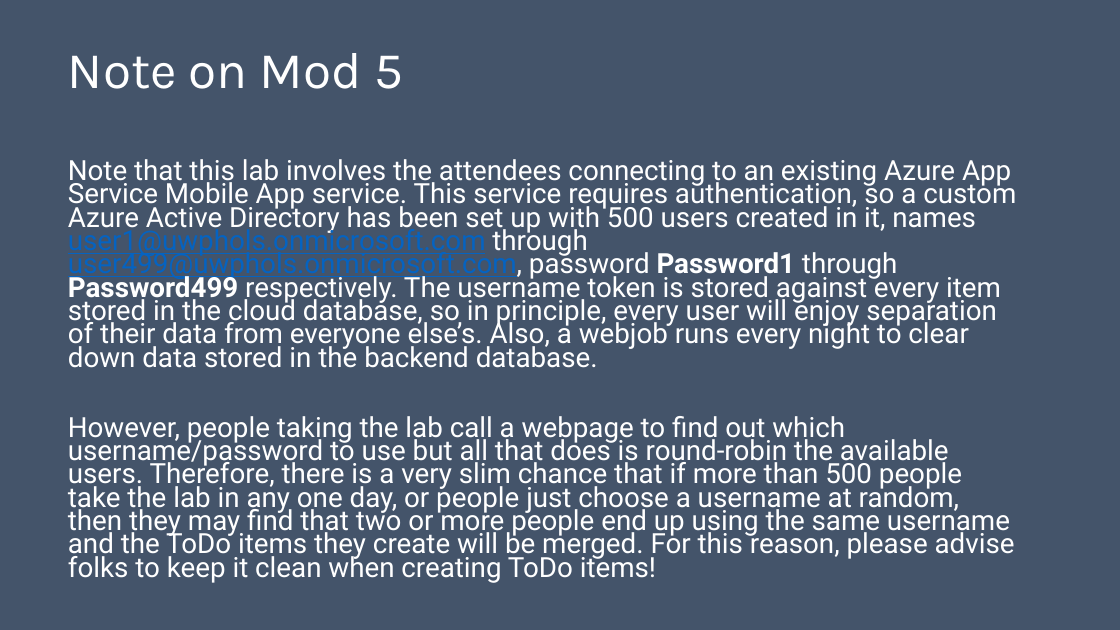
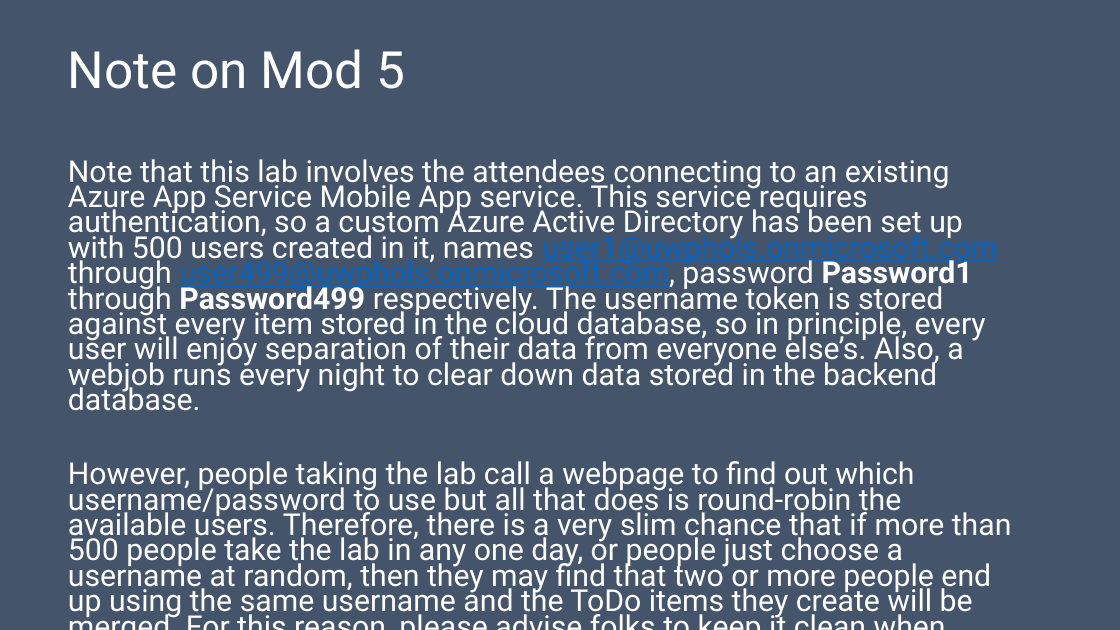
Before and after one commit to evangelism/WinDevWorkshop, a slide deck: slide 13 of 10.08.15.Train the Trainer.pptx. Drawn at 1120x630 pixels with LibreOffice and Linux fonts; fonts in the diff are those of the drawing. Boxes give left, top, right and bottom in pixels: in the first picture for what was removed or moved away, otherwise in the second. Text is boxed around its words. In the diff, an @@ line names an element or a change of style, - is before the commit and + after.

```diff
--- a/10.08.15.Train the Trainer.pptx
+++ b/10.08.15.Train the Trainer.pptx
@@ title "Note on Mod 5" at <box>68,49,405,89</box>: font Karla to Roboto @@
@@ text "Note that this lab involves ..." at <box>68,159,1012,619</box>: size 23.8 to 25.9 pt @@
```
Also in this commit, not shown: 16 other slides changed.
